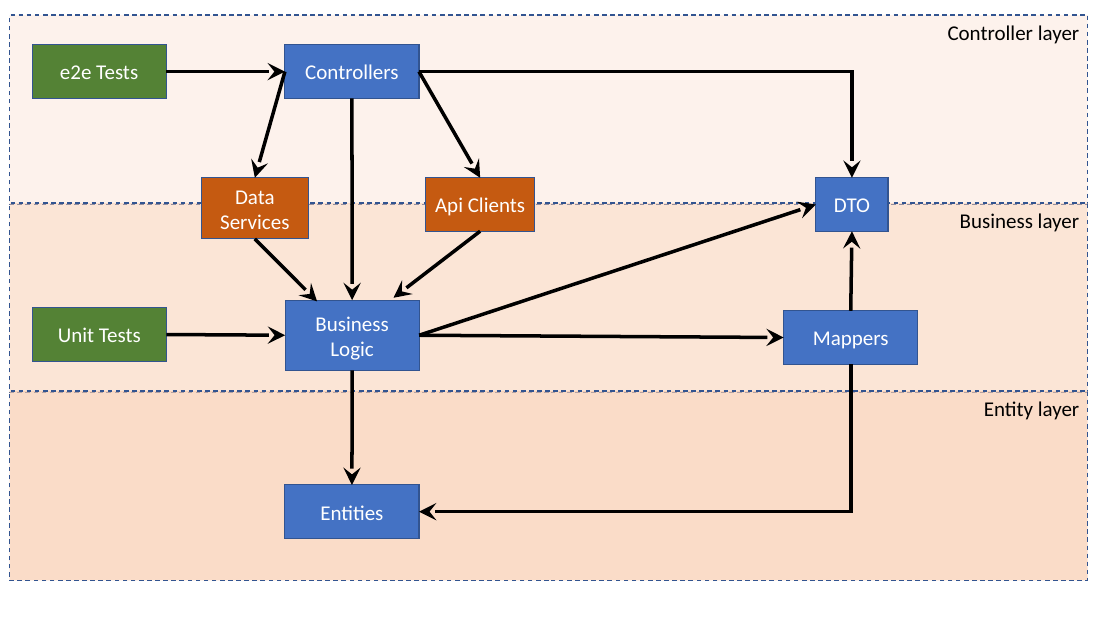
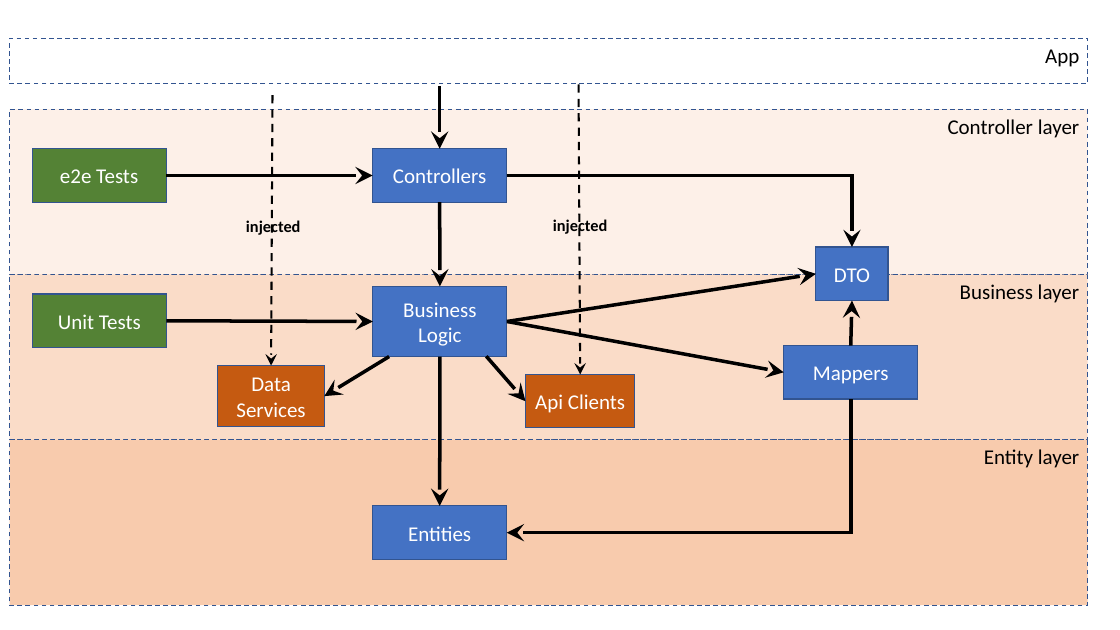
Before and after one commit to ireoostacchini/demo20.api.node, a slide deck: slide 1 of docs/demo20.node.api.pptx. Drawn at 1120x630 pixels with LibreOffice and Linux fonts; fonts in the diff are those of the drawing. Boxes give left, top, right and bottom in pixels: in the first picture for what was removed or moved away, otherwise in the second. Text is boxed around its words. In the diff, an @@ line names an element or a change of style, - is before the commit and + after.

```diff
--- a/docs/demo20.node.api.pptx
+++ b/docs/demo20.node.api.pptx
@@ rectangle added at bbox=[10, 39, 1088, 84], outline #325491 1 pt dashed, 18 pt, text #000000 @@
+App
@@ arrow removed from (285, 71) to (255, 178) @@
@@ arrow moved from (419, 71) - (481, 178) to (439, 87) - (439, 149) @@
@@ arrow added from (579, 85) to (581, 375), #000000 1.75 pt dashed @@
@@ rectangle "Controller layer": place and size @@
-rectangle "Controller layer" at bbox=[10, 15, 1088, 205]
+rectangle "Controller layer" at bbox=[10, 109, 1088, 275]
@@ rectangle "Controller layer" at bbox=[10, 109, 1088, 275]: fill #F8CBAD at 23% opacity to #F8CBAD at 27% opacity @@
@@ arrow added from (272, 95) to (271, 365), #000000 1.75 pt dashed @@
@@ rectangle "e2e Tests": place and size @@
-rectangle "e2e Tests" at bbox=[32, 45, 166, 98]
+rectangle "e2e Tests" at bbox=[32, 149, 166, 202]
@@ rectangle "Controllers": place and size @@
-rectangle "Controllers" at bbox=[285, 45, 419, 98]
+rectangle "Controllers" at bbox=[373, 149, 507, 202]
@@ arrow moved from (166, 71) - (285, 71) to (166, 176) - (373, 176) @@
@@ elbow arrow moved from (419, 71) - (852, 178) to (507, 176) - (852, 247) @@
@@ arrow moved from (352, 98) - (352, 300) to (439, 202) - (440, 287) @@
@@ text added at bbox=[246, 220, 300, 235], 14 pt, text #000000, bold @@
+injected
@@ text added at bbox=[553, 218, 607, 236], 14 pt, text #000000, bold @@
+injected
@@ rectangle "DTO": place and size @@
-rectangle "DTO" at bbox=[816, 178, 888, 232]
+rectangle "DTO" at bbox=[816, 247, 888, 301]
@@ rectangle "Business layer": place and size @@
-rectangle "Business layer" at bbox=[10, 203, 1088, 393]
+rectangle "Business layer" at bbox=[10, 275, 1088, 440]
@@ rectangle "Business layer" at bbox=[10, 275, 1088, 440]: fill #F8CBAD at 49% opacity to #F8CBAD at 66% opacity @@
@@ rectangle "Unit Tests": place and size @@
-rectangle "Unit Tests" at bbox=[33, 308, 167, 361]
+rectangle "Unit Tests" at bbox=[33, 294, 167, 348]
@@ rectangle "Business Logic": place and size @@
-rectangle "Business Logic" at bbox=[285, 300, 419, 371]
+rectangle "Business Logic" at bbox=[373, 287, 507, 357]
@@ arrow moved from (419, 335) - (816, 204) to (507, 322) - (816, 274) @@
@@ arrow moved from (166, 334) - (285, 335) to (166, 321) - (373, 322) @@
@@ arrow moved from (419, 335) - (784, 338) to (507, 322) - (784, 372) @@
@@ arrow moved from (851, 311) - (852, 231) to (851, 345) - (852, 301) @@
@@ arrow moved from (255, 239) - (318, 302) to (389, 357) - (324, 397) @@
@@ arrow moved from (352, 371) - (352, 485) to (440, 357) - (439, 506) @@
@@ arrow moved from (481, 231) - (393, 298) to (486, 356) - (526, 402) @@
@@ rectangle "Mappers": place and size @@
-rectangle "Mappers" at bbox=[784, 311, 918, 365]
+rectangle "Mappers" at bbox=[784, 345, 918, 399]
@@ rectangle "Data Services": place and size @@
-rectangle "Data Services" at bbox=[202, 178, 308, 239]
+rectangle "Data Services" at bbox=[218, 365, 324, 427]
@@ rectangle "Api Clients": place and size @@
-rectangle "Api Clients" at bbox=[426, 178, 535, 232]
+rectangle "Api Clients" at bbox=[526, 375, 635, 429]
@@ elbow arrow moved from (851, 365) - (419, 512) to (851, 399) - (507, 533) @@
@@ rectangle "Entity layer": place and size @@
-rectangle "Entity layer" at bbox=[10, 392, 1088, 581]
+rectangle "Entity layer" at bbox=[10, 440, 1088, 606]
@@ rectangle "Entity layer" at bbox=[10, 440, 1088, 606]: fill #F8CBAD at 66% opacity to #F8CBAD @@
@@ rectangle "Entities": place and size @@
-rectangle "Entities" at bbox=[285, 485, 419, 539]
+rectangle "Entities" at bbox=[373, 506, 507, 560]
```
Also in this commit, not shown: 1 other file.
